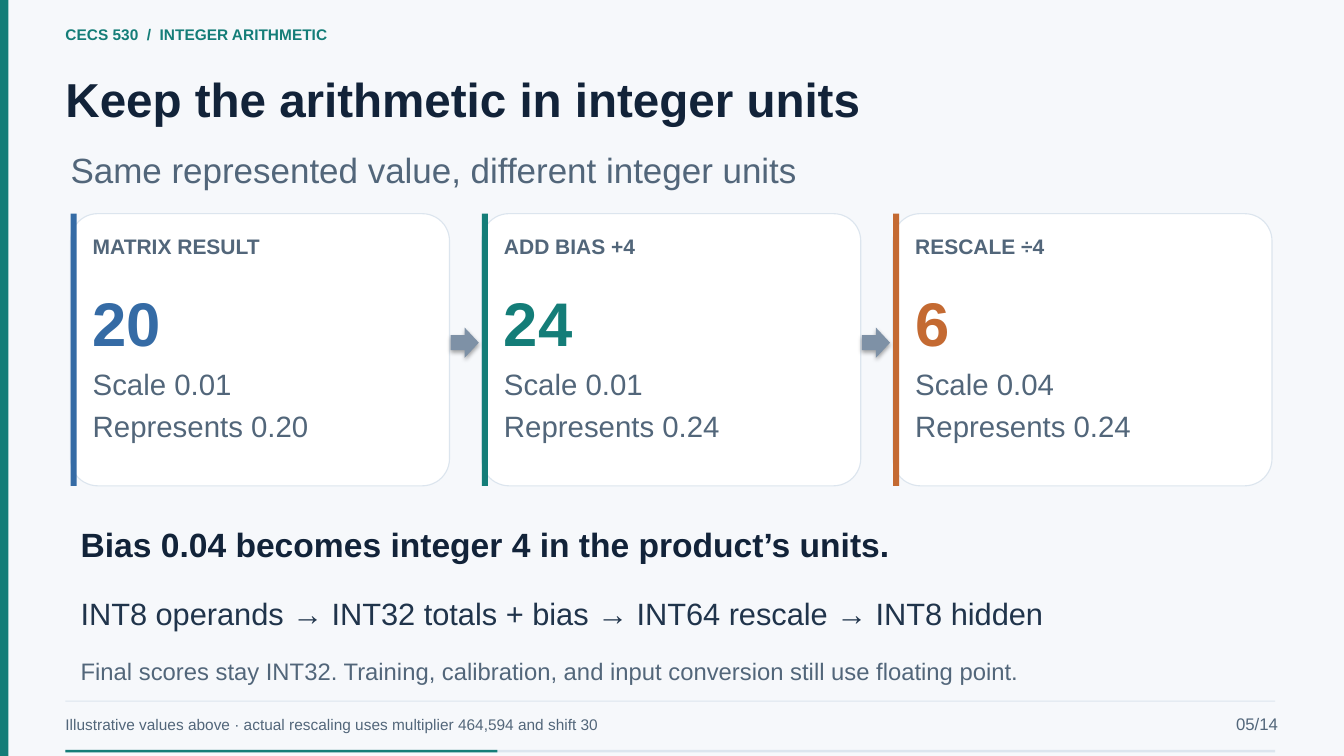
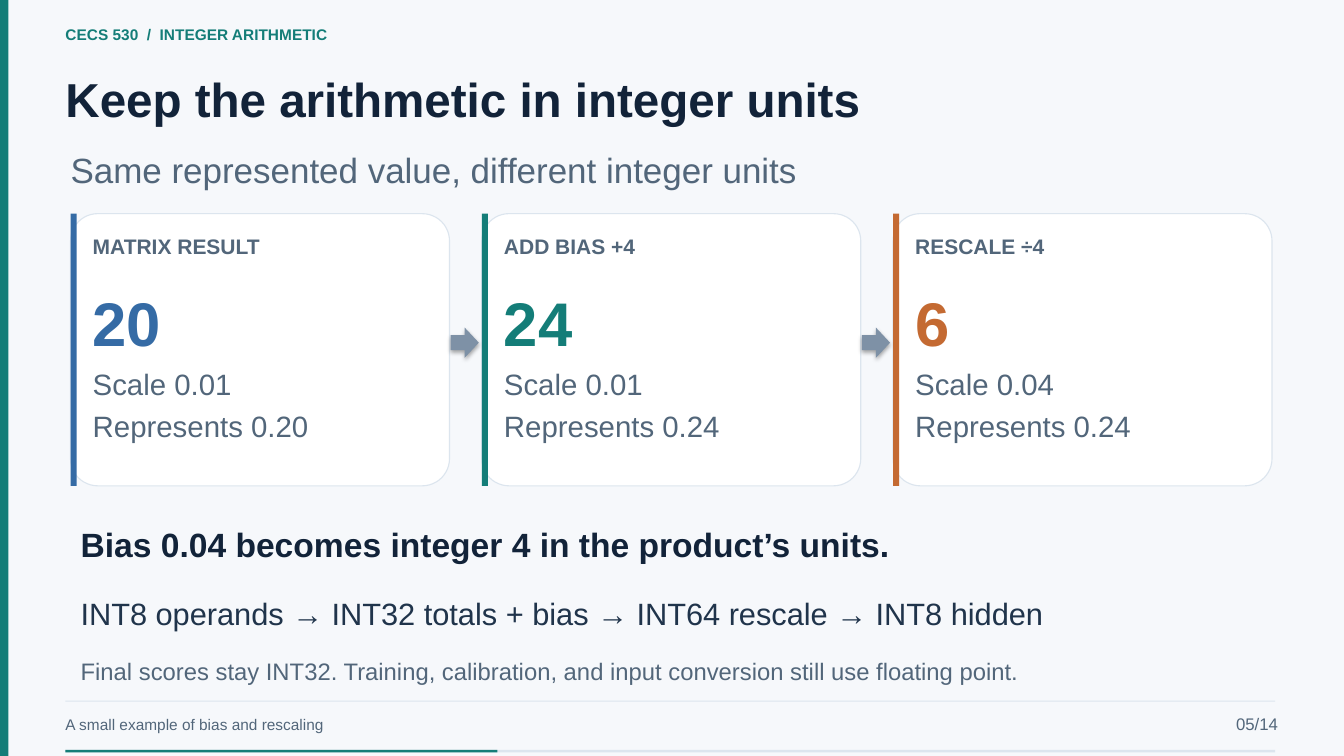
Before and after one commit to EnragedWaters/CECS-530-Quantized-Neural-Network-Accelerator, a slide deck: slide 5 of presentation/project-presentation.pptx. Drawn at 1344x756 pixels with LibreOffice and Linux fonts; fonts in the diff are those of the drawing. Boxes give left, top, right and bottom in pixels: in the first picture for what was removed or moved away, otherwise in the second. Text is boxed around its words. In the diff, an @@ line names an element or a change of style, - is before the commit and + after.

```diff
--- a/presentation/project-presentation.pptx
+++ b/presentation/project-presentation.pptx
@@ text at <box>65,719,324,733</box>: text changed @@
-Illustrative values above · actual rescaling uses multiplier 464,594 and shift 30
+A small example of bias and rescaling
```
Also in this commit, not shown: 17 other slides changed, 2 other files.
